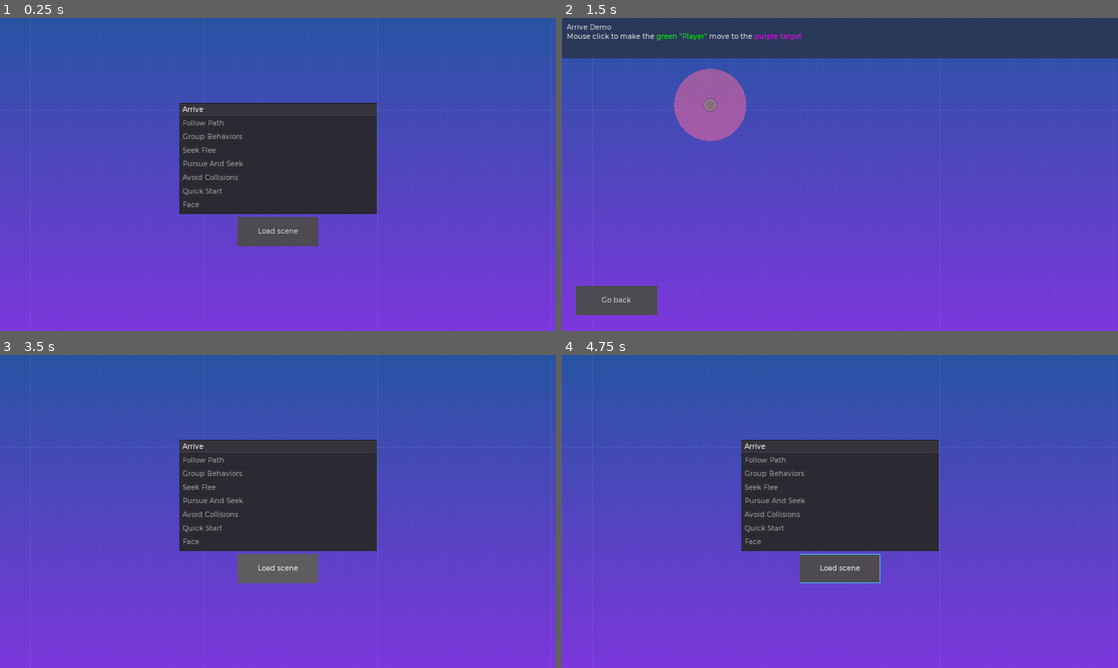
Above: before the commit, frames 1-4 (two rows, left to right).
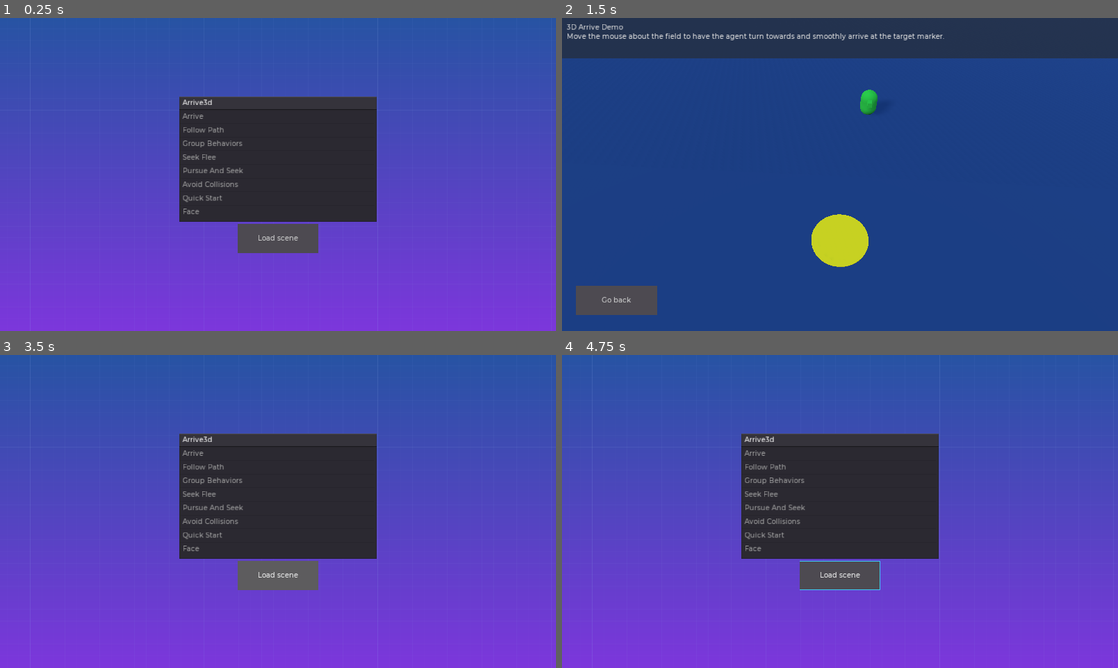
Above: after the commit, the same moments.

Repository: GDQuest/godot-steering-ai-framework
Game: Godot game, scene res://demos/DemoSelector.tscn
The game is run twice, just before and just after one commit, with the same random seed, the same clock (stepped at 60 frames per second) and the same inputs.
Inputs (mouse positions are in pixels of both pictures, inside the frame that each line leads up to):
- Up to frame 1 (0.25 s): no input
- Up to frame 2 (1.5 s): tap Enter at 0.5 s; move the mouse to (962, 158) at 0.52 s; hold D (sf_right) 0.53-1.25 s; click (962, 158) at 0.67 s; click "Load scene" at 1.25 s
- Up to frame 3 (3.5 s): click "Go back" at 2 s; tap Space at 2.75 s; drag from (166, 527) to (250, 574) at 2.77 s
- Up to frame 4 (4.75 s): move the mouse to (895, 442) at 3.52 s; hold D (sf_right) 3.53-4.25 s; click (895, 442) at 3.67 s; tap Enter at 4.25 s; drag from (812, 574) to (673, 464) at 4.27 s

The runs differ from the first frame. In frame 1, 3.4% of the frame differs, in the area x 32-68%, y 25-76%; in frame 2, 87%, in the area x 0-100%, y 2-100%; in frame 3, 3.4%; in frame 4, 3.4%.

Commit message:
Add 3D demo and fix 3D agents
Closes #30, closes #31, closes #33

Diff:
--- /dev/null
+++ b/project/demos/Arrive3d/Arrive3dDemo.tscn
@@ -0,0 +1,91 @@
+[gd_scene load_steps=14 format=2]
+
+[ext_resource path="res://demos/Utils/DemoInterface.tscn" type="PackedScene" id=1]
+[ext_resource path="res://demos/Arrive3d/Camera.gd" type="Script" id=2]
+[ext_resource path="res://demos/Arrive3d/Seek3dDemo.gd" type="Script" id=3]
+[ext_resource path="res://demos/Arrive3d/Seeker.gd" type="Script" id=4]
+[ext_resource path="res://demos/Arrive3d/SeekerMat.tres" type="Material" id=5]
+
+[sub_resource type="CapsuleShape" id=1]
+
+[sub_resource type="CapsuleMesh" id=2]
+
+[sub_resource type="CubeMesh" id=3]
+material = ExtResource( 5 )
+size = Vector3( 0.5, 0.5, 1 )
+
+[sub_resource type="CylinderMesh" id=4]
+top_radius = 2.0
+bottom_radius = 2.0
+height = 0.1
+
+[sub_resource type="SpatialMaterial" id=5]
+albedo_color = Color( 0.945098, 0.85098, 0.0745098, 1 )
+
+[sub_resource type="BoxShape" id=6]
+extents = Vector3( 1000, 0.1, 1000 )
+
+[sub_resource type="PlaneMesh" id=7]
+size = Vector2( 250, 250 )
+
+[sub_resource type="SpatialMaterial" id=8]
+albedo_color = Color( 0.0941176, 0.235294, 0.486275, 1 )
+
+[node name="Arrive3dDemo" type="Node"]
+script = ExtResource( 3 )
+
+[node name="Arriver" type="KinematicBody" parent="."]
+script = ExtResource( 4 )
+
+[node name="CollisionShape" type="CollisionShape" parent="Arriver"]
+transform = Transform( 1, 0, 0, 0, -1.62921e-07, 1, 0, -1, -1.62921e-07, 0, 1.5, 0 )
+shape = SubResource( 1 )
+
+[node name="Capsule" type="MeshInstance" parent="Arriver"]
+transform = Transform( 1, 0, 0, 0, -1.62921e-07, 1, 0, -1, -1.62921e-07, 0, 1.5, 0 )
+mesh = SubResource( 2 )
+material/0 = ExtResource( 5 )
+
+[node name="Nose" type="MeshInstance" parent="Arriver"]
+transform = Transform( 1, 0, 0, 0, 1, 0, 0, 0, 1, 0, 2, 1.25 )
+mesh = SubResource( 3 )
+material/0 = null
+
+[node name="Camera" type="Camera" parent="."]
+transform = Transform( 0.989952, 0.0720094, -0.121693, 0.0339305, 0.714503, 0.69881, 0.137271, -0.695917, 0.70488, -7.68317, 14.1265, 25.616 )
+current = true
+script = ExtResource( 2 )
+
+[node name="RayCast" type="RayCast" parent="Camera"]
+enabled = true
+cast_to = Vector3( -627, 200, -777 )
+collision_mask = 2
+
+[node name="MouseTarget" type="Spatial" parent="."]
+transform = Transform( 1, 0, 7.45058e-09, 0, 1, 0, 7.45058e-09, 0, 1, -4.76837e-07, 9.53674e-07, 1.90735e-06 )
+
+[node name="MeshInstance" type="MeshInstance" parent="MouseTarget"]
+mesh = SubResource( 4 )
+material/0 = SubResource( 5 )
+
+[node name="StaticBody" type="StaticBody" parent="."]
+transform = Transform( 1, 0, 0, 0, 1, 0, 0, 0, 1, 0, -0.1, 0 )
+collision_layer = 2
+collision_mask = 2
+
+[node name="CollisionShape" type="CollisionShape" parent="StaticBody"]
+shape = SubResource( 6 )
+
+[node name="Ground" type="MeshInstance" parent="."]
+mesh = SubResource( 7 )
+material/0 = SubResource( 8 )
+
+[node name="DirectionalLight" type="DirectionalLight" parent="."]
+transform = Transform( -0.588165, 0.462179, -0.663666, -0.804031, -0.245728, 0.541436, 0.087159, 0.852061, 0.516134, -17.6076, 12.1748, 0 )
+light_energy = 0.5
+shadow_enabled = true
+
+[node name="DemoInterface" parent="." instance=ExtResource( 1 )]
+mouse_filter = 2
+text_bbcode = "3D Arrive Demo
+Move the mouse about the field to have the agent turn towards and smoothly arrive at the target marker."
--- /dev/null
+++ b/project/demos/Arrive3d/Camera.gd
@@ -0,0 +1,25 @@
+extends Camera
+
+
+var target: Spatial
+
+onready var ray := $RayCast
+
+
+func _unhandled_input(event: InputEvent) -> void:
+	if event is InputEventMouseMotion:
+		_set_target_position(event.position)
+
+
+func setup(_target: Spatial) -> void:
+	self.target = _target
+	_set_target_position(get_viewport().get_mouse_position())
+
+
+func _set_target_position(position: Vector2) -> void:
+	var to = project_local_ray_normal(position) * 10000
+	ray.cast_to = to
+	ray.force_raycast_update()
+	if ray.is_colliding():
+		var point = ray.get_collision_point()
+		target.transform.origin = point
--- /dev/null
+++ b/project/demos/Arrive3d/Seek3dDemo.gd
@@ -0,0 +1,93 @@
+extends Node
+
+
+export(float, 0, 50, 0.1) var linear_speed_max := 10.0 setget set_linear_speed_max
+export(float, 0, 50, 0.1) var linear_acceleration_max := 1.0 setget set_linear_acceleration_max
+export(float, 0, 50, 0.1) var arrival_tolerance := 0.5 setget set_arrival_tolerance
+export(float, 0, 50, 0.1) var deceleration_radius := 5.0 setget set_deceleration_radius
+export(int, 0, 359, 2) var angular_speed_max := 270 setget set_angular_speed_max
+export(int, 0, 359, 2) var angular_accel_max := 45 setget set_angular_accel_max
+export(int, 0, 180, 2) var align_tolerance := 5 setget set_align_tolerance
+export(int, 0, 359, 2) var angular_deceleration_radius := 45 setget set_angular_deceleration_radius
+
+onready var target := $MouseTarget
+onready var arriver := $Arriver
+
+
+func _ready() -> void:
+	arriver.setup(
+		deg2rad(align_tolerance),
+		deg2rad(angular_deceleration_radius),
+		deg2rad(angular_accel_max),
+		deg2rad(angular_speed_max),
+		deceleration_radius,
+		arrival_tolerance,
+		linear_acceleration_max,
+		linear_speed_max,
+		target
+	)
+	$Camera.setup(target)
+
+
+func set_align_tolerance(value: int) -> void:
+	align_tolerance = value
+	if not is_inside_tree():
+		return
+
+	arriver.face.alignment_tolerance = deg2rad(value)
+
+
+func set_angular_deceleration_radius(value: int) -> void:
+	deceleration_radius = value
+	if not is_inside_tree():
+		return
+
+	arriver.face.deceleration_radius = deg2rad(value)
+
+
+func set_angular_accel_max(value: int) -> void:
+	angular_accel_max = value
+	if not is_inside_tree():
+		return
+
+	arriver.agent.angular_acceleration_max = deg2rad(value)
+
+
+func set_angular_speed_max(value: int) -> void:
+	angular_speed_max = value
+	if not is_inside_tree():
+		return
+
+	arriver.agent.angular_speed_max = deg2rad(value)
+
+
+func set_arrival_tolerance(value: float) -> void:
+	arrival_tolerance = value
+	if not is_inside_tree():
+		return
+
+	arriver.arrive.arrival_tolerance = value
+
+
+func set_deceleration_radius(value: float) -> void:
+	deceleration_radius = value
+	if not is_inside_tree():
+		return
+
+	arriver.arrive.deceleration_radius = value
+
+
+func set_linear_speed_max(value: float) -> void:
+	linear_speed_max = value
+	if not is_inside_tree():
+		return
+
+	arriver.agent.linear_speed_max = value
+
+
+func set_linear_acceleration_max(value: float) -> void:
+	linear_acceleration_max = value
+	if not is_inside_tree():
+		return
+
+	arriver.agent.linear_acceleration_max = value
--- /dev/null
+++ b/project/demos/Arrive3d/Seeker.gd
@@ -0,0 +1,48 @@
+extends KinematicBody
+
+
+var target_node: Spatial
+
+onready var agent := GSAIKinematicBody3DAgent.new(self)
+onready var target := GSAIAgentLocation.new()
+onready var accel := GSAITargetAcceleration.new()
+onready var blend := GSAIBlend.new(agent)
+onready var face := GSAIFace.new(agent, target, true)
+onready var arrive := GSAIArrive.new(agent, target)
+
+
+func _physics_process(delta: float) -> void:
+	target.position = target_node.transform.origin
+	target.position.y = transform.origin.y
+	blend.calculate_steering(accel)
+	agent._apply_steering(accel, delta)
+
+
+func setup(
+		align_tolerance: float,
+		angular_deceleration_radius: float,
+		angular_accel_max: float,
+		angular_speed_max: float,
+		deceleration_radius: float,
+		arrival_tolerance: float,
+		linear_acceleration_max: float,
+		linear_speed_max: float,
+		_target: Spatial
+	) -> void:
+	agent.linear_speed_max = linear_speed_max
+	agent.linear_acceleration_max = linear_acceleration_max
+	agent.linear_drag_percentage = 0.05
+	agent.angular_acceleration_max = angular_accel_max
+	agent.angular_speed_max = angular_speed_max
+	agent.angular_drag_percentage = 0.1
+
+	arrive.arrival_tolerance = arrival_tolerance
+	arrive.deceleration_radius = deceleration_radius
+
+	face.alignment_tolerance = align_tolerance
+	face.deceleration_radius = angular_deceleration_radius
+
+	target_node = _target
+	self.target.position = target_node.transform.origin
+	blend.add(arrive, 1)
+	blend.add(face, 1)
--- /dev/null
+++ b/project/demos/Arrive3d/SeekerMat.tres
@@ -0,0 +1,4 @@
+[gd_resource type="SpatialMaterial" format=2]
+
+[resource]
+albedo_color = Color( 0.152941, 0.764706, 0.247059, 1 )
--- a/project/demos/AvoidCollisions/AvoidCollisionsDemo.tscn
+++ b/project/demos/AvoidCollisions/AvoidCollisionsDemo.tscn
@@ -17,6 +17,7 @@
 avoider_template = ExtResource( 3 )
 inner_color = Color( 0.235294, 0.639216, 0.439216, 1 )
 outer_color = Color( 0.560784, 0.870588, 0.364706, 1 )
+agent_count = 80
 
 [node name="DemoInterface" parent="." instance=ExtResource( 4 )]
 text_bbcode = "Avoid Collisions Demo
--- a/project/demos/AvoidCollisions/Spawner.gd
+++ b/project/demos/AvoidCollisions/Spawner.gd
@@ -4,6 +4,7 @@
 export var avoider_template: PackedScene
 export var inner_color := Color()
 export var outer_color := Color()
+export var agent_count := 60
 
 var boundaries: Vector2
 
@@ -15,7 +16,7 @@
 	var rng: = RandomNumberGenerator.new()
 	var avoiders := []
 	var avoider_agents := []
-	for i in range(60):
+	for i in range(agent_count):
 		var avoider := avoider_template.instance()
 		add_child(avoider)
 		avoider.setup(
@@ -33,6 +34,8 @@
 			avoider.collision.inner_color = inner_color
 			avoider.collision.outer_color = outer_color
 		avoiders.append(avoider)
+		if i % 10 == 0:
+			yield(get_tree(), "idle_frame")
 	for child in get_children():
 		child.set_proximity_agents(avoider_agents)
 
--- a/project/demos/FollowPath/Drawer.gd
+++ b/project/demos/FollowPath/Drawer.gd
@@ -29,7 +29,7 @@
 func _draw() -> void:
 	if is_drawing:
 		for point in active_points:
-			draw_circle(point, 1, Color.red)
+			draw_circle(point, 2, Color.red)
 	else:
 		if active_points.size() > 0:
 			draw_circle(active_points.front(), 2, Color.red)
--- a/project/demos/SeekFlee/Boundaries.gd
+++ b/project/demos/SeekFlee/Boundaries.gd
@@ -6,6 +6,8 @@
 
 func _ready() -> void:
 	get_tree().root.connect("size_changed", self, "_on_SceneTree_size_changed")
+	_on_SceneTree_size_changed()
+
 
 
 func _draw() -> void:
@@ -15,7 +17,10 @@
 
 
 func _on_SceneTree_size_changed() -> void:
-	var size := get_tree().root.size
+	var size := Vector2(
+		ProjectSettings["display/window/size/width"],
+		ProjectSettings["display/window/size/height"]
+	)
 	for b in get_children():
 		var boundary: String = b.name.rsplit("Boundary")[0]
 		match boundary:
--- a/project/demos/SeekFlee/SeekFleeDemo.tscn
+++ b/project/demos/SeekFlee/SeekFleeDemo.tscn
@@ -39,7 +39,7 @@
 script = ExtResource( 9 )
 
 [node name="LeftBoundary" type="StaticBody2D" parent="Boundaries"]
-position = Vector2( 0, 300 )
+position = Vector2( 0, 540 )
 collision_layer = 2
 collision_mask = 5
 
@@ -47,7 +47,7 @@
 shape = SubResource( 2 )
 
 [node name="RightBoundary" type="StaticBody2D" parent="Boundaries"]
-position = Vector2( 1024, 300 )
+position = Vector2( 1920, 540 )
 collision_layer = 2
 collision_mask = 5
 
@@ -55,7 +55,7 @@
 shape = SubResource( 2 )
 
 [node name="TopBoundary" type="StaticBody2D" parent="Boundaries"]
-position = Vector2( 512, 2.00002 )
+position = Vector2( 960, 0 )
 collision_layer = 2
 collision_mask = 5
 
@@ -63,7 +63,7 @@
 shape = SubResource( 3 )
 
 [node name="BottomBoundary" type="StaticBody2D" parent="Boundaries"]
-position = Vector2( 512, 600 )
+position = Vector2( 960, 1080 )
 collision_layer = 2
 collision_mask = 5
 
--- a/project/src/Agents/GSAIKinematicBody2DAgent.gd
+++ b/project/src/Agents/GSAIKinematicBody2DAgent.gd
@@ -99,8 +99,8 @@
 
 
 func _on_SceneTree_physics_frame() -> void:
-	var current_position: Vector2 = body.global_position
-	var current_orientation: float = body.rotation
+	var current_position := body.global_position
+	var current_orientation := body.rotation
 
 	position = GSAIUtils.to_vector3(current_position)
 	orientation = current_orientation
--- a/project/src/Agents/GSAIKinematicBody3DAgent.gd
+++ b/project/src/Agents/GSAIKinematicBody3DAgent.gd
@@ -90,7 +90,7 @@
 func _set_body(value: KinematicBody) -> void:
 	body = value
 
-	_last_position = body.global_position
+	_last_position = body.transform.origin
 	_last_orientation = body.rotation.y
 
 	position = _last_position
@@ -98,8 +98,8 @@
 
 
 func _on_SceneTree_physics_frame() -> void:
-	var current_position: Vector3 = body.global_position
-	var current_orientation: float = body.rotation.y
+	var current_position := body.transform.origin
+	var current_orientation := body.rotation.y
 
 	position = current_position
 	orientation = current_orientation
--- a/project/src/Agents/GSAIRigidBody2DAgent.gd
+++ b/project/src/Agents/GSAIRigidBody2DAgent.gd
@@ -45,8 +45,8 @@
 
 
 func _on_SceneTree_frame() -> void:
-	var current_position: Vector2 = body.global_position
-	var current_orientation: float = body.rotation
+	var current_position := body.global_position
+	var current_orientation := body.rotation
 
 	position = GSAIUtils.to_vector3(current_position)
 	orientation = current_orientation
--- a/project/src/Agents/GSAIRigidBody3DAgent.gd
+++ b/project/src/Agents/GSAIRigidBody3DAgent.gd
@@ -34,7 +34,7 @@
 func _set_body(value: RigidBody) -> void:
 	body = value
 
-	_last_position = body.global_position
+	_last_position = body.transform.origin
 	_last_orientation = body.rotation.y
 
 	position = _last_position
@@ -48,8 +48,8 @@
 
 
 func _on_SceneTree_frame() -> void:
-	var current_position: Vector3 = body.global_position
-	var current_orientation: float = body.rotation.y
+	var current_position := body.transform.origin
+	var current_orientation := body.rotation.y
 
 	position = current_position
 	orientation = current_orientation
--- a/project/src/Behaviors/GSAIFace.gd
+++ b/project/src/Behaviors/GSAIFace.gd
@@ -4,7 +4,7 @@
 extends GSAIMatchOrientation
 
 
-func _init(agent: GSAISteeringAgent, target: GSAIAgentLocation).(agent, target) -> void:
+func _init(agent: GSAISteeringAgent, target: GSAIAgentLocation, use_z := false).(agent, target, use_z) -> void:
 	pass
 
 
@@ -15,7 +15,10 @@
 	if distance_squared < agent.zero_linear_speed_threshold:
 		acceleration.set_zero()
 	else:
-		var orientation = GSAIUtils.vector3_to_angle(to_target)
+		var orientation = (GSAIUtils.vector3_to_angle(to_target)
+			if use_z
+			else GSAIUtils.vector2_to_angle(GSAIUtils.to_vector2(to_target))
+		)
 		_match_orientation(acceleration, orientation)
 
 
--- a/project/src/Behaviors/GSAILookWhereYouGo.gd
+++ b/project/src/Behaviors/GSAILookWhereYouGo.gd
@@ -4,7 +4,7 @@
 extends GSAIMatchOrientation
 
 
-func _init(agent: GSAISteeringAgent).(agent, null) -> void:
+func _init(agent: GSAISteeringAgent, use_z := false).(agent, null, use_z) -> void:
 	pass
 
 
@@ -12,5 +12,8 @@
 	if agent.linear_velocity.length_squared() < agent.zero_linear_speed_threshold:
 		accel.set_zero()
 	else:
-		var orientation := GSAIUtils.vector3_to_angle(agent.linear_velocity)
+		var orientation := (GSAIUtils.vector3_to_angle(agent.linear_velocity)
+			if use_z
+			else GSAIUtils.vector2_to_angle(GSAIUtils.to_vector2(agent.linear_velocity))
+		)
 		_match_orientation(accel, orientation)
--- a/project/src/Behaviors/GSAIMatchOrientation.gd
+++ b/project/src/Behaviors/GSAIMatchOrientation.gd
@@ -14,9 +14,13 @@
 var deceleration_radius: float
 # The amount of time to reach the target velocity
 var time_to_reach: float = 0.1
+# Whether to use the X and Z components instead of X and Y components when
+# determining angles. X and Z should be used in 3D.
+var use_z: bool
 
 
-func _init(agent: GSAISteeringAgent, _target: GSAIAgentLocation).(agent) -> void:
+func _init(agent: GSAISteeringAgent, _target: GSAIAgentLocation, _use_z := false).(agent) -> void:
+	self.use_z = _use_z
 	self.target = _target
 
 
--- a/project/src/GSAIUtils.gd
+++ b/project/src/GSAIUtils.gd
@@ -13,9 +13,14 @@
 
 # Returns an angle in radians between the positive X axis and the `vector`.
 #
-# This assumes orientation for 2D agents or 3D agents that are upright and
-# rotate around the Y axis.
+# This assumes orientation for 3D agents that are upright and rotate
+# around the Y axis.
 static func vector3_to_angle(vector: Vector3) -> float:
+	return atan2(vector.x, vector.z)
+
+
+# Returns an angle in radians between the positive X axis and the `vector`.
+static func vector2_to_angle(vector: Vector2) -> float:
 	return atan2(vector.x, -vector.y)
 
 
Not shown, changed: CHANGELOG.md
